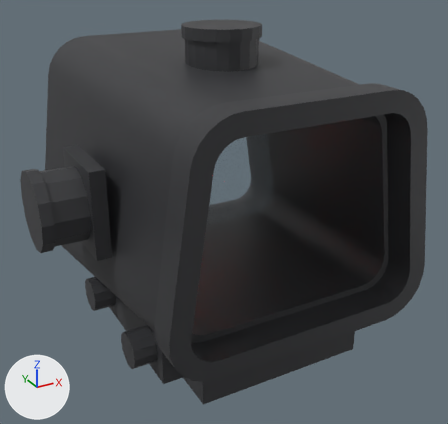
Two versions of the glTF model assets/models/sights/3x.glb, one commit apart.
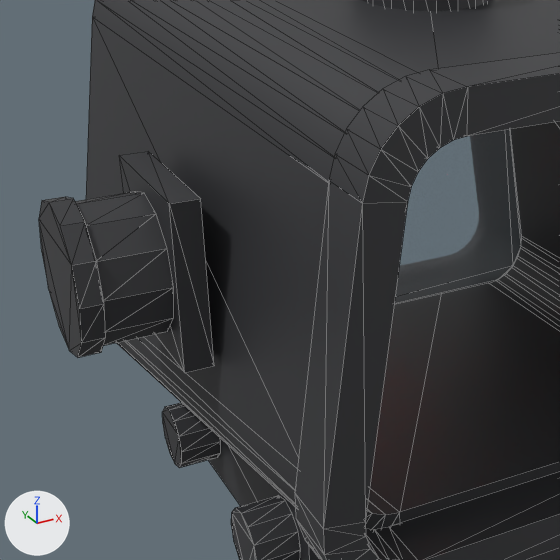
Old and new are each drawn whole from a 50 mm lens placed at (-0.0396, -0.0685, 0.0536), pointed at (-0.0011, 0.0014, 0.0186) and again close up on the part from 0% to 66% of the width and 15% to 85% of the height. Arrows for +X, +Y and +Z are at lower left; the lights stay in place. The last two pictures show the newer version. The close-ups show mesh edges as thin lines. Vertices at exactly the same position are counted once.

The first close-up shows 'Clamp', 'ClampBolt0', 'ClampBolt1', 'ElevationTurret', 'Eyepiece', 'Glass', 'Housing', 'WindageCap', 'WindagePad', 'WindageTurret' and 1 more.
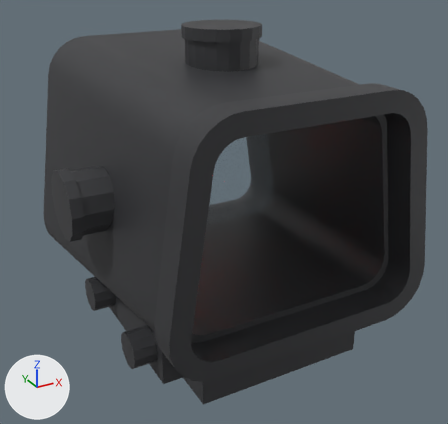
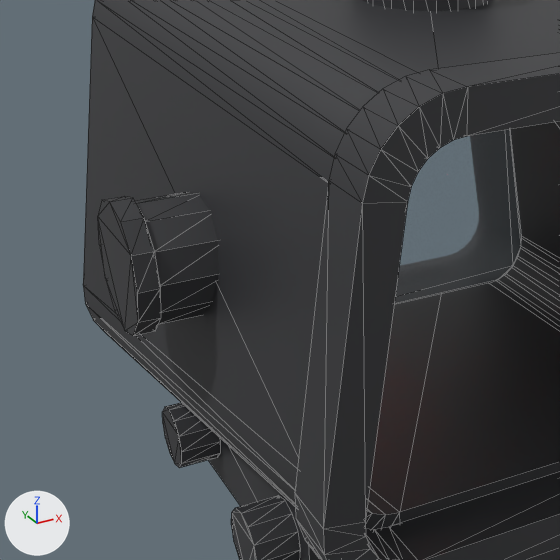
Commit message: Seat the 3x's windage knob in its wall instead of on a pad

What differs and where, as boxes [x1, y1, x2, y2] in the close-ups (560 x 560 px):
'WindageTurret', moved, rescaled
    before: [75, 192, 174, 346]
    after: [135, 192, 219, 324]
'WindageCap', moved, rescaled (12% shorter)
    before: [39, 197, 106, 357]
    after: [98, 196, 161, 336]
'WindagePad', deleted
    before: [119, 151, 214, 373]

Diff of the bpy script that builds the scene:
```diff
--- a/assets/models/sights/3x.glb.py
+++ b/assets/models/sights/3x.glb.py
@@ me_windagecap @@
 # used by ob_windagecap; location = (0.0, 0.0, 0.0)
-me_windagecap.from_pydata(...)  # 24 vertices, 44 faces; spans x -0.0266..-0.0251, y -0.0012..0.0092, z 0.0178..0.0282
+me_windagecap.from_pydata(...)  # 24 vertices, 44 faces; spans x -0.02286..-0.02136, y -0.0006..0.0086, z 0.0184..0.0276
+# me_windagecap part 1: the whole mesh is scaled about its middle by (1, 0.885, 0.885), then moved by (0.00374, 0.0, 0.0)
 me_windagecap.materials.append(mat_sight_body)
@@ me_windageturret @@
 # used by ob_windageturret; location = (0.0, 0.0, 0.0)
-me_windageturret.from_pydata(...)  # 24 vertices, 44 faces; spans x -0.0251..-0.0206, y -0.0008..0.0088, z 0.0182..0.0278
+me_windageturret.from_pydata(...)  # 24 vertices, 44 faces; spans x -0.02136..-0.01636, y -0.0002..0.0082, z 0.0188..0.0272
+# me_windageturret part 2: the whole mesh is scaled about its middle by (1.11, 0.875, 0.875), then moved by (0.00399, 0.0, 0.0)
 me_windageturret.materials.append(mat_sight_body)
@@ ob_windagepad @@
-ob_windagepad = bpy.data.objects.new('WindagePad', me_windagepad)
-ob_windagepad.location = (0.0, 0.0, 0.0)
```
